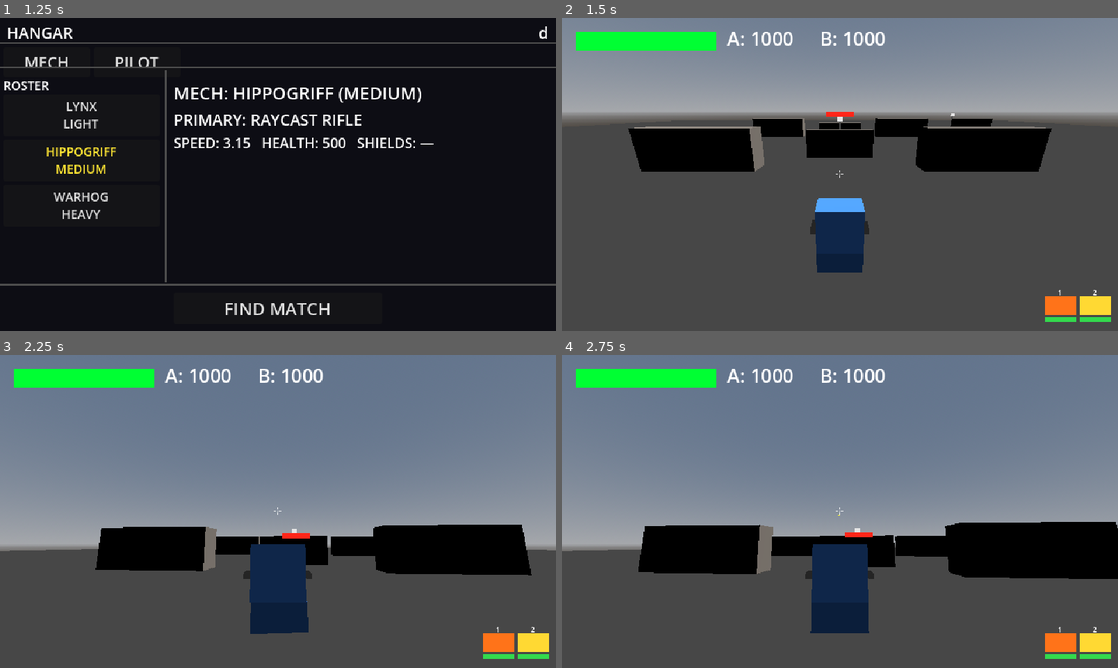
Above: before the commit, frames 1-4 (two rows, left to right).
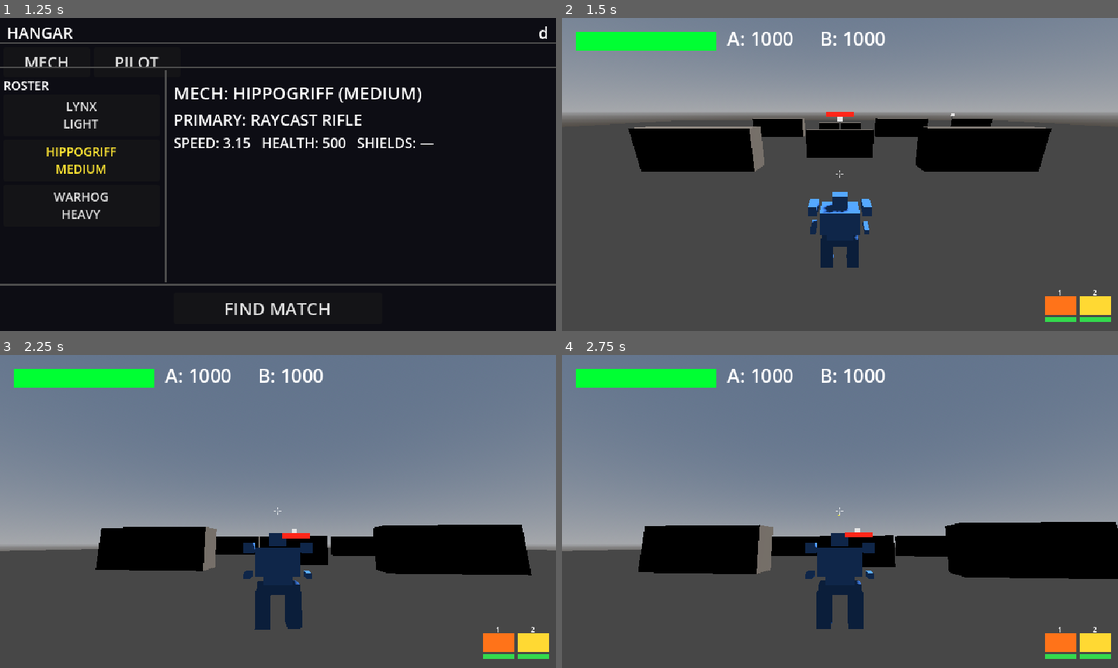
Above: after the commit, the same moments.

Repository: jonathandaley/Hardpoint
Game: Godot game, scene res://scenes/ui/TitleScreen.tscn
Same seed, same stepped clock (60 frames per second), same inputs: the game is played once before the commit and once after it.
Inputs (mouse positions are in pixels of both pictures, inside the frame that each line leads up to):
- Up to frame 1 (1.25 s): tap Enter (ui_accept) at 0.5, 0.77 s; move the mouse to (400, 158) at 0.52 s; press the mouse at (400, 158) at 0.53 s; hold D (move_right) from 0.53 s (still down)
- Up to frame 2 (1.5 s): release D (move_right) at 1.25 s; release the mouse at (962, 158) at 1.25 s; click "FIND MATCH" at 1.25 s
- Up to frame 3 (2.25 s): tap Enter (ui_accept) at 2 s; move the mouse to (250, 511) at 2.02 s; hold W (move_forward) from 2.03 s (still down); right-click (250, 511) at 2.1 s
- Up to frame 4 (2.75 s): keep holding W (move_forward); tap Enter (ui_accept) at 2.27 s

Frame 1 is identical in both runs. In frame 2, 1.1% of the frame differs, in the area x 44-56%, y 55-82%; in frame 3, 1.2%; in frame 4, 1.3%, in the area x 43-57%, y 56-89%.

Commit message:
Better mech visuals: multi-part silhouette from primitives
Replaces two plain boxes with a 8-part body:
- Legs: separate LeftLeg + RightLeg columns + Hips plate
- Torso: Waist (narrow), Body, ShoulderLeft/Right (wider than body), Head

Arena._set_mech_color updated to paint all MeshInstance3D descendants
of Torso/Legs via find_children() so new parts receive team color.

Co-Authored-By: Claude Sonnet 4.6 <noreply@anthropic.com>

Diff:
--- a/scenes/arena/Arena.gd
+++ b/scenes/arena/Arena.gd
@@ -87,12 +87,14 @@
 	leg_mat.emission_enabled = true
 	leg_mat.emission = color.darkened(0.2)
 	leg_mat.emission_energy_multiplier = 0.3
-	var body := mech.get_node_or_null("Torso/BodyMesh") as MeshInstance3D
-	if body:
-		body.set_surface_override_material(0, mat)
-	var legs := mech.get_node_or_null("Legs/LegMesh") as MeshInstance3D
+	var torso := mech.get_node_or_null("Torso")
+	if torso:
+		for mesh in torso.find_children("*", "MeshInstance3D", true, false):
+			mesh.set_surface_override_material(0, mat)
+	var legs := mech.get_node_or_null("Legs")
 	if legs:
-		legs.set_surface_override_material(0, leg_mat)
+		for mesh in legs.find_children("*", "MeshInstance3D", true, false):
+			mesh.set_surface_override_material(0, leg_mat)
 
 func _create_cover() -> void:
 	var mat := StandardMaterial3D.new()
--- a/scenes/mech/Mech.tscn
+++ b/scenes/mech/Mech.tscn
@@ -8,12 +8,6 @@
 radius = 0.5
 height = 2.0
 
-[sub_resource type="BoxMesh" id="3"]
-size = Vector3(1.2, 0.6, 0.8)
-
-[sub_resource type="BoxMesh" id="6"]
-size = Vector3(1.2, 1.2, 0.8)
-
 [sub_resource type="StandardMaterial3D" id="4"]
 albedo_color = Color(0.55, 0.6, 0.65, 1)
 shading_mode = 0
@@ -21,6 +15,24 @@
 [sub_resource type="StandardMaterial3D" id="7"]
 albedo_color = Color(0.45, 0.5, 0.55, 1)
 shading_mode = 0
+
+[sub_resource type="BoxMesh" id="9"]
+size = Vector3(0.32, 0.75, 0.42)
+
+[sub_resource type="BoxMesh" id="10"]
+size = Vector3(0.95, 0.22, 0.52)
+
+[sub_resource type="BoxMesh" id="11"]
+size = Vector3(0.65, 0.18, 0.58)
+
+[sub_resource type="BoxMesh" id="12"]
+size = Vector3(0.98, 0.60, 0.72)
+
+[sub_resource type="BoxMesh" id="13"]
+size = Vector3(0.22, 0.24, 0.52)
+
+[sub_resource type="BoxMesh" id="14"]
+size = Vector3(0.40, 0.30, 0.36)
 
 [node name="Mech" type="CharacterBody3D"]
 script = ExtResource("1")
@@ -31,16 +43,46 @@
 
 [node name="Legs" type="Node3D" parent="."]
 
-[node name="LegMesh" type="MeshInstance3D" parent="Legs"]
-position = Vector3(0, 0.3, 0)
-mesh = SubResource("3")
+[node name="LeftLeg" type="MeshInstance3D" parent="Legs"]
+position = Vector3(-0.35, 0.38, 0)
+mesh = SubResource("9")
+surface_material_override/0 = SubResource("7")
+
+[node name="RightLeg" type="MeshInstance3D" parent="Legs"]
+position = Vector3(0.35, 0.38, 0)
+mesh = SubResource("9")
+surface_material_override/0 = SubResource("7")
+
+[node name="Hips" type="MeshInstance3D" parent="Legs"]
+position = Vector3(0, 0.82, 0)
+mesh = SubResource("10")
 surface_material_override/0 = SubResource("7")
 
 [node name="Torso" type="Node3D" parent="."]
 
-[node name="BodyMesh" type="MeshInstance3D" parent="Torso"]
-position = Vector3(0, 1.2, 0)
-mesh = SubResource("6")
+[node name="Waist" type="MeshInstance3D" parent="Torso"]
+position = Vector3(0, 1.02, 0)
+mesh = SubResource("11")
+surface_material_override/0 = SubResource("4")
+
+[node name="Body" type="MeshInstance3D" parent="Torso"]
+position = Vector3(0, 1.42, 0)
+mesh = SubResource("12")
+surface_material_override/0 = SubResource("4")
+
+[node name="ShoulderLeft" type="MeshInstance3D" parent="Torso"]
+position = Vector3(-0.68, 1.72, 0)
+mesh = SubResource("13")
+surface_material_override/0 = SubResource("4")
+
+[node name="ShoulderRight" type="MeshInstance3D" parent="Torso"]
+position = Vector3(0.68, 1.72, 0)
+mesh = SubResource("13")
+surface_material_override/0 = SubResource("4")
+
+[node name="Head" type="MeshInstance3D" parent="Torso"]
+position = Vector3(0, 1.92, 0)
+mesh = SubResource("14")
 surface_material_override/0 = SubResource("4")
 
 [node name="HardpointLeft" type="Node3D" parent="Torso"]
Not shown: 1 places in scenes/mech/Mech.tscn that only renumber resources
